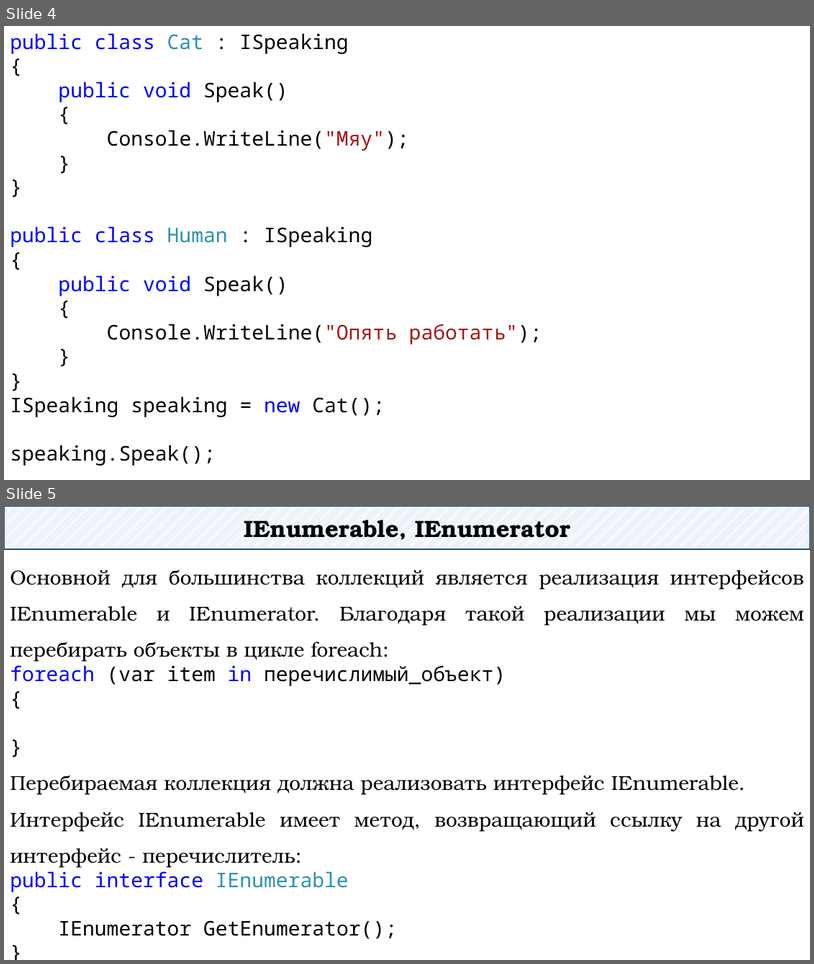
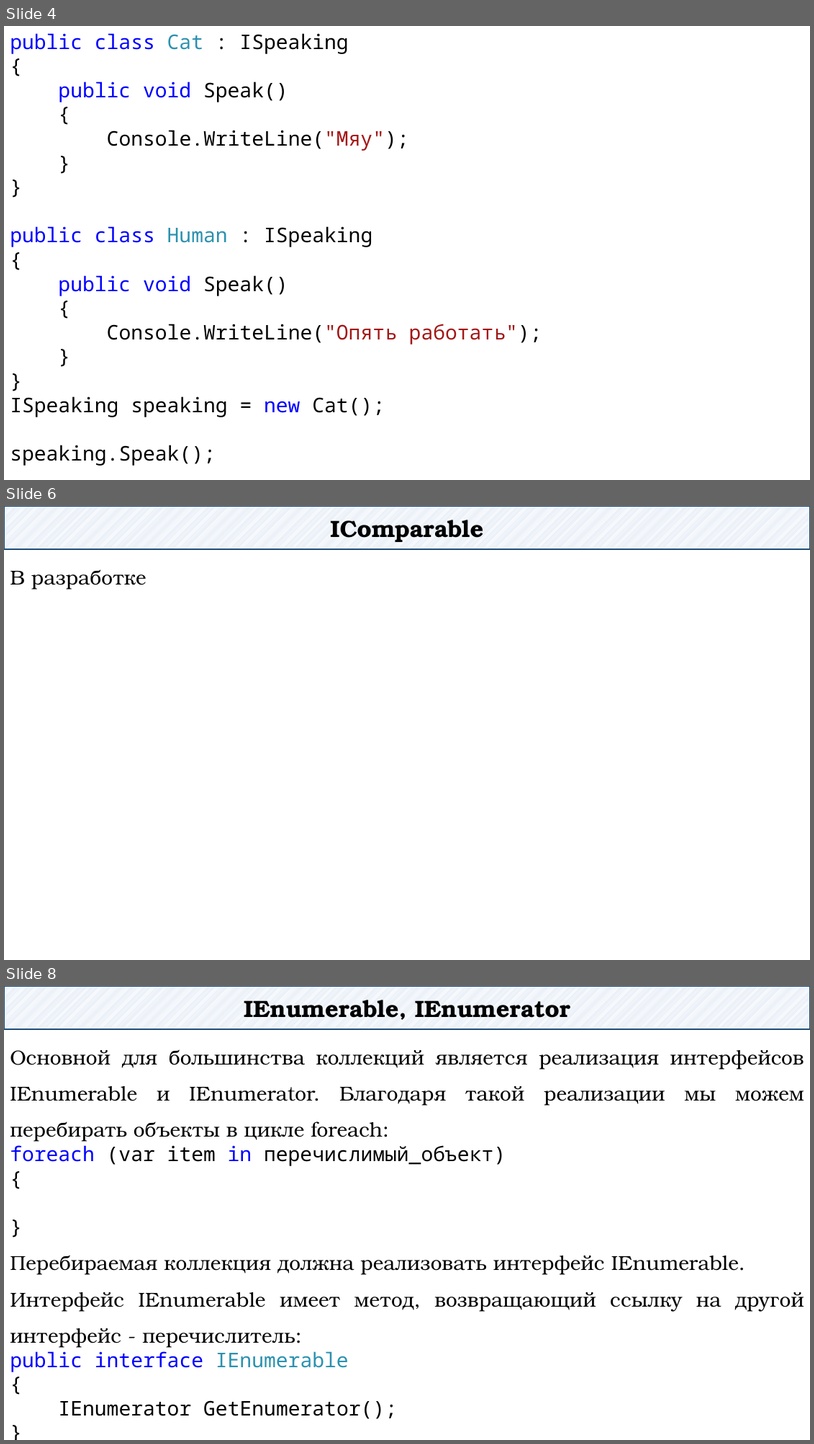
Before and after one commit to DaniilKlyukin/ITiP-2, a slide deck: Лекции/ИТиП 2 лек 4.pptx. Shown one above the other, each under a label of ours: slides 4 and 5 before the commit, slides 4, 6 and 8 after it; the slides between them are not shown. The pictures are 814x964 and 814x1444 pixels, drawn with LibreOffice and Linux fonts; fonts in the diff are those of the drawing. Boxes give left, top, right and bottom in pixels: in the first picture for what was removed or moved away, otherwise in the second. Text is boxed around its words. In the diff, an @@ line names an element or a change of style, - is before the commit and + after.

```diff
--- a/Лекции/ИТиП 2 лек 4.pptx
+++ b/Лекции/ИТиП 2 лек 4.pptx
@@ slide 6 added at (4, 506, 810, 960), background #FFFFFF @@
@@ rectangle added at (4, 506, 810, 549), fill pattern #B4C7E7 on #FFFFFF, outline #1F4E79 1.25 pt, 28 pt, text #000000, bold @@
+IComparable
@@ text added at (10, 569, 147, 590), 24 pt, text #000000 @@
+В разработке
@@ what was slide 5 is now slide 8 @@
```
Also in this commit, not shown: 1 slide changed, 2 other slides added, 1 other file.
